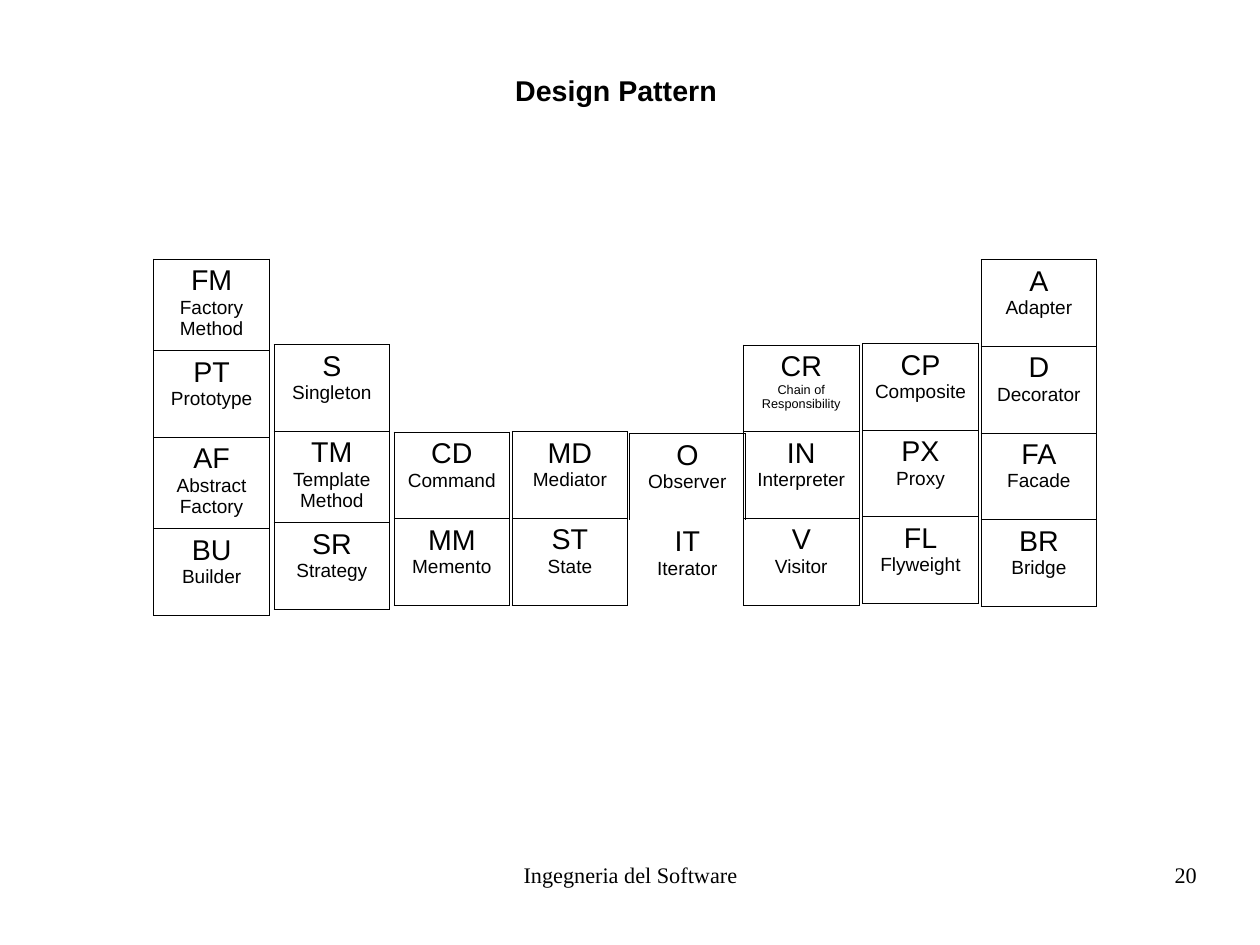
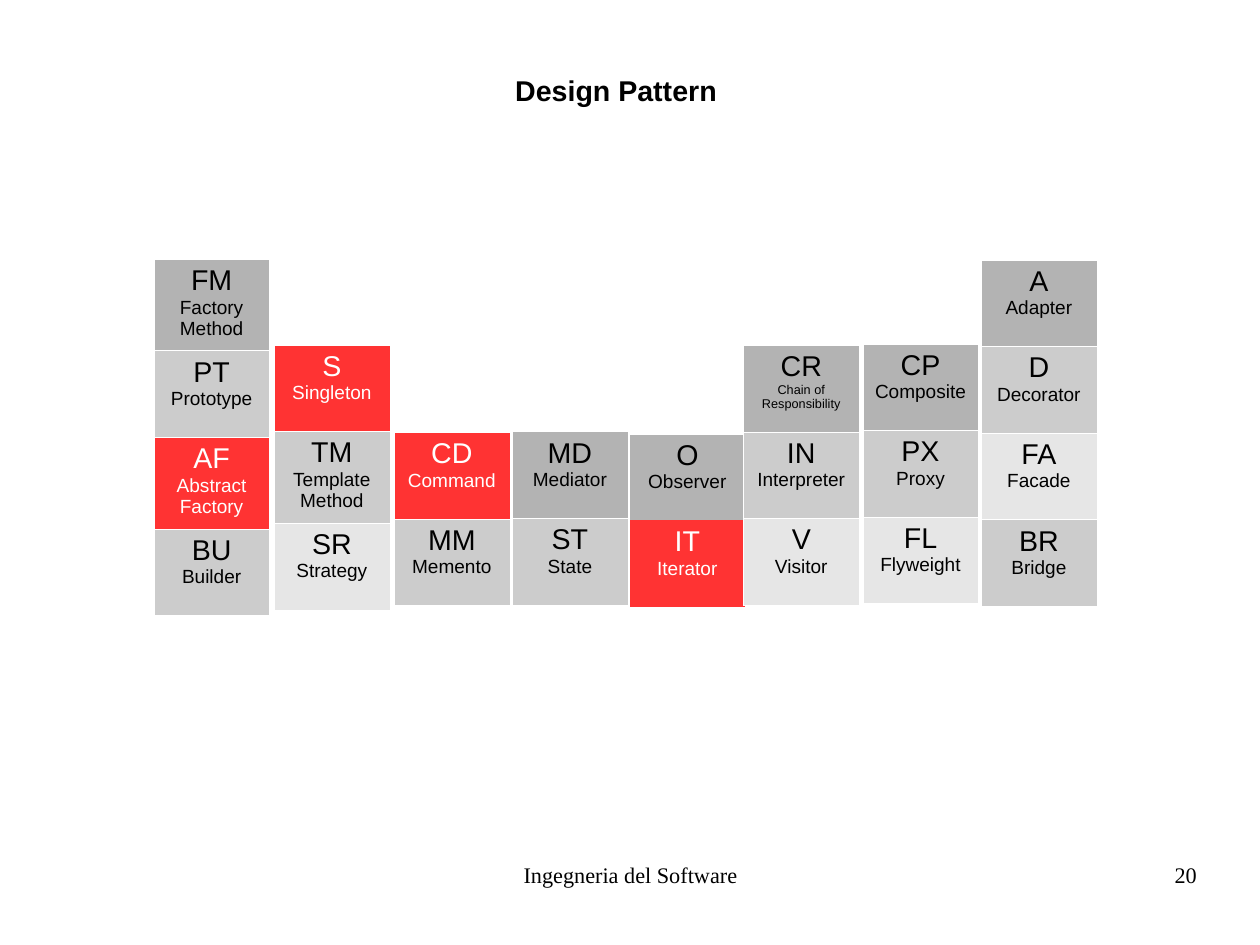
Before and after one commit to ITicks/BookExchange, a slide deck: slide 20 of Documentazione/presentazione/presentazione.odp. Drawn at 1260x945 pixels with LibreOffice and Linux fonts; fonts in the diff are those of the drawing. Boxes give left, top, right and bottom in pixels: in the first picture for what was removed or moved away, otherwise in the second. Text is boxed around its words. In the diff, an @@ line names an element or a change of style, - is before the commit and + after.

```diff
--- a/Documentazione/presentazione/presentazione.odp
+++ b/Documentazione/presentazione/presentazione.odp
@@ table at (154,260,270,606) @@
@@ fill none to #B3B3B3 in row 1, column 1 @@
@@ fill none to #CCCCCC in 2 cells @@
@@ fill none to #FF3333 in row 3, column 1 @@
@@ text colour #000000 to #FFFFFF in "AF", "Abstract Factory" @@
@@ borders changed @@
@@ table at (981,260,1096,606) @@
@@ fill none to #B3B3B3 in row 1, column 1 @@
@@ fill none to #CCCCCC in 2 cells @@
@@ fill none to #E6E6E6 in row 3, column 1 @@
@@ borders changed @@
@@ table at (274,345,390,605) @@
@@ fill none to #FF3333 in row 1, column 1 @@
@@ fill none to #CCCCCC in row 2, column 1 @@
@@ fill none to #E6E6E6 in row 3, column 1 @@
@@ text colour #000000 to #FFFFFF in "S", "Singleton" @@
@@ borders changed @@
@@ table at (743,345,859,605) @@
@@ fill none to #B3B3B3 in row 1, column 1 @@
@@ fill none to #CCCCCC in row 2, column 1 @@
@@ fill none to #E6E6E6 in row 3, column 1 @@
@@ borders changed @@
@@ table at (863,344,979,604) @@
@@ fill none to #B3B3B3 in row 1, column 1 @@
@@ fill none to #CCCCCC in row 2, column 1 @@
@@ fill none to #E6E6E6 in row 3, column 1 @@
@@ borders changed @@
@@ table at (394,432,510,605) @@
@@ fill none to #FF3333 in row 1, column 1 @@
@@ fill none to #CCCCCC in row 2, column 1 @@
@@ text colour #000000 to #FFFFFF in "CD", "Command" @@
@@ borders changed @@
@@ table at (512,432,628,606) @@
@@ fill none to #B3B3B3 in row 1, column 1 @@
@@ fill none to #CCCCCC in row 2, column 1 @@
@@ borders changed @@
@@ table at (630,433,745,607) @@
@@ fill none to #B3B3B3 in row 1, column 1 @@
@@ fill none to #FF3333 in row 2, column 1 @@
@@ text colour #000000 to #FFFFFF in "IT", "Iterator" @@
@@ borders changed @@
```
Also in this commit, not shown: 3 other slides changed, 7 other files.
